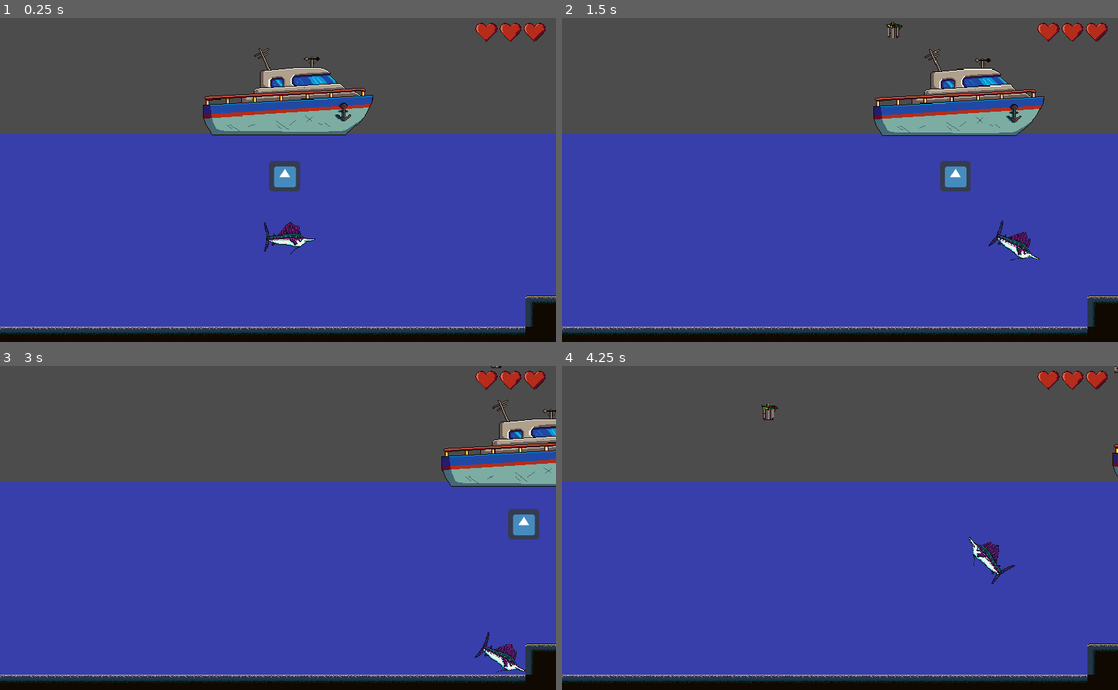
Above: before the commit, frames 1-4 (two rows, left to right).
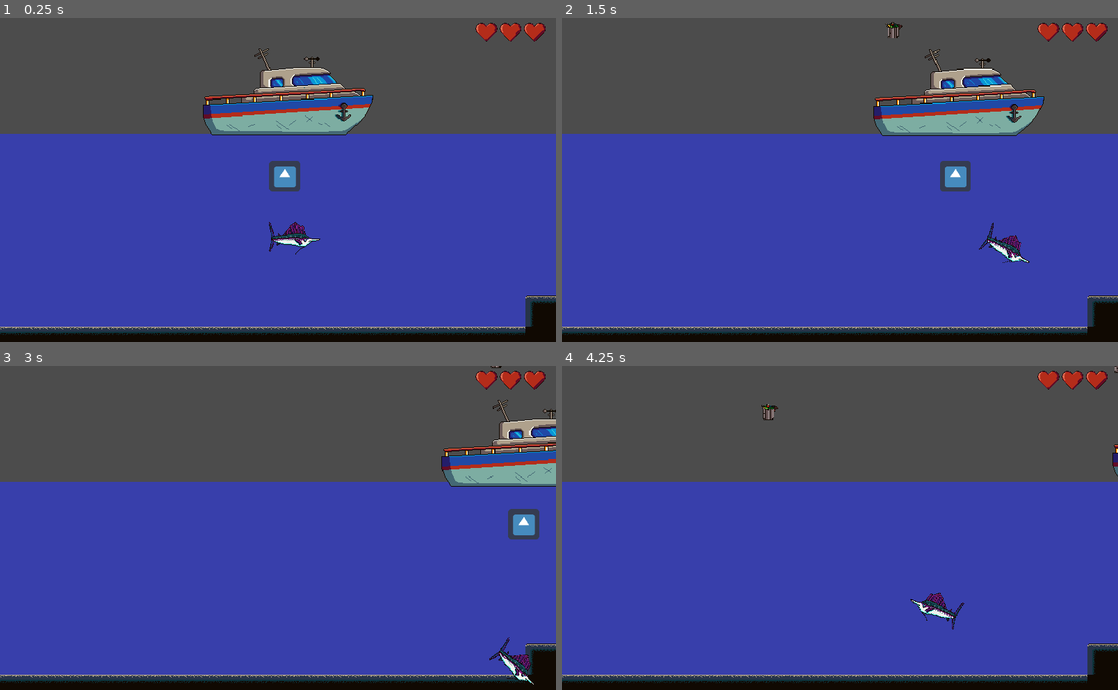
Above: after the commit, the same moments.

Repository: QuetzalSoftIndrustry/OperacionVela
Game: Godot game, scene res://Escenas/Prueba.tscn
Same seed, same stepped clock (60 frames per second), same inputs: the game is played once before the commit and once after it. The engine's default icon, where the game draws it, is replaced by a stand-in: a white triangle on a blue panel in a dark square.
Inputs:
- Up to frame 1 (0.25 s): no input
- Up to frame 2 (1.5 s): tap Enter (ui_accept) at 0.5, 0.6, 0.77, 1.07, 1.35 s; hold D (Derecha) 0.53-1.28 s; hold S (Abajo) from 1.28 s (still down)
- Up to frame 3 (3 s): tap Enter (ui_accept) at 1.52, 1.82, 2.1, 2.85 s; release S (Abajo) at 2.03 s; hold D (Derecha) 2.03-2.78 s; hold W (Arriba) from 2.78 s (still down)
- Up to frame 4 (4.25 s): tap Enter (ui_accept) at 3.02, 3.32, 3.6, 3.77, 4.07 s; release W (Arriba) at 3.53 s; hold A (Izquierda) from 3.53 s (still down)

The runs differ from the first frame. In frame 1, 0.4% of the frame differs, in the area x 47-58%, y 62-74%; in frame 2, 0.5%; in frame 3, 0.5%; in frame 4, 0.7%, in the area x 62-82%, y 52-82%.

Commit message:
agregue una pequeña animacion de ataque al player NOTA: aun no esta terminada

Diff:
--- a/Objetos/Pez_Vela_Camarada.tscn
+++ b/Objetos/Pez_Vela_Camarada.tscn
@@ -19,9 +19,6 @@
 "values": [ 1, 2, 3, 4, 5, 6, 7, 8, 9, 10 ]
 }
 
-[sub_resource type="CircleShape2D" id=2]
-radius = 10.4888
-
 [node name="Obj_Pez_Camarada" type="KinematicBody2D"]
 position = Vector2( -4.23792, 4.23785 )
 script = ExtResource( 2 )
@@ -38,12 +35,6 @@
 playback_speed = 0.5
 anims/AnimacionPezVelaAmigo = SubResource( 1 )
 
-[node name="CollisionShape2D" type="CollisionShape2D" parent="."]
-position = Vector2( 0, 1.5 )
-scale = Vector2( 3.19774, 1.25714 )
-shape = SubResource( 2 )
-disabled = true
-
 [node name="VisibilityNotifier2D" type="VisibilityNotifier2D" parent="."]
 position = Vector2( 4.23792, 0 )
 scale = Vector2( 3.2, 1 )
--- a/Objetos/obj_pez_vel.tscn
+++ b/Objetos/obj_pez_vel.tscn
@@ -97,7 +97,7 @@
 script = ExtResource( 1 )
 
 [node name="Sprite" type="Sprite" parent="."]
-position = Vector2( 5.72205e-06, 0 )
+position = Vector2( 10, 0 )
 scale = Vector2( 1.11123, 1.47785 )
 texture = ExtResource( 2 )
 flip_h = true
@@ -105,11 +105,11 @@
 hframes = 2
 
 [node name="CollisionShape2D" type="CollisionShape2D" parent="."]
+visible = false
 rotation = 1.5708
 shape = SubResource( 1 )
 
 [node name="AnimationPlayer" type="AnimationPlayer" parent="."]
-playback_speed = 0.3
 anims/anim_nadando = SubResource( 2 )
 anims/anim_quieto = SubResource( 3 )
 
--- a/Scripts/obj_basura.gd
+++ b/Scripts/obj_basura.gd
@@ -10,6 +10,7 @@
 var tween
 
 func _ready():
+
 	tween = Tween.new()
 	tween.interpolate_property(self,"modulate", Color("ffffff"), Color("00ffffff"),1,Tween.TRANS_LINEAR,Tween.EASE_IN_OUT)
 	self.add_child(tween)
--- a/Scripts/obj_pez_vel.gd
+++ b/Scripts/obj_pez_vel.gd
@@ -12,20 +12,22 @@
 var movimiento : Vector2 = Vector2()
 const UP : Vector2 = Vector2(0,-1)
 var limite
+var tween1 : Tween
 
-enum ESTADOS {NORMAL, DANO, MUERTO}
+enum ESTADOS {NORMAL, DANO, MUERTO, ATACANDO}
 var estado = ESTADOS.NORMAL
 
 var spr_muerto = preload("res://Sprites/spr_vel_Muerto.png")
 
-
 func _ready():
 	limite = get_viewport_rect().size
+	tween1 = Tween.new()
+	self.add_child(tween1)
 
 # Funcion main (loop)
 func _physics_process(delta):
 	# Inputs
-	if (estado != ESTADOS.MUERTO):
+	if (estado != ESTADOS.MUERTO && estado != ESTADOS.ATACANDO):
 		_inputs(delta)
 
 	# Limites
@@ -44,6 +46,10 @@
 		self.rotate(-v_rot * dir * delta)
 	if Input.is_action_pressed("Abajo"):
 		self.rotate(v_rot * dir * delta)
+
+	if Input.is_action_just_pressed("ui_accept"):
+		estado = ESTADOS.ATACANDO
+		movimiento = Vector2()
 	pass
 
 func _mover(delta):
@@ -85,23 +91,32 @@
 		$Sprite.flip_h = true
 
 	# Animacion
-	if (estado != ESTADOS.MUERTO):
+	if (estado == ESTADOS.NORMAL):
 		if mov == 0:
 			$AnimationPlayer.play("anim_quieto")
 		else:
 			$AnimationPlayer.play("anim_nadando")
 
 	if (estado == ESTADOS.DANO):
-		var tween1 : Tween = Tween.new()
-		self.add_child(tween1)
 		tween1.interpolate_property(self,"modulate", Color("ffffff"), Color("ff0000"),.1,Tween.TRANS_LINEAR,Tween.EASE_IN_OUT)
 		tween1.start()
 
-		#yield(tween1,"tween_completed")
 		tween1.interpolate_property(self,"modulate", Color("ff0000"), Color("ffffff"),.1,Tween.TRANS_LINEAR,Tween.EASE_IN_OUT)
 		tween1.start()
+
 		yield(tween1,"tween_completed")
 		estado = ESTADOS.NORMAL
+
 	if (estado == ESTADOS.MUERTO):
 		$Sprite.visible = false
 		$Sprite_muerto.visible = true
+
+	if (estado == ESTADOS.ATACANDO):
+		tween1.interpolate_property($Sprite,"position", Vector2(0,0), Vector2(40*dir,0),.1,Tween.TRANS_LINEAR,Tween.EASE_IN_OUT)
+		tween1.start()
+
+		tween1.interpolate_property($Sprite,"position", Vector2(40*dir,0), Vector2(0,0),.2,Tween.TRANS_LINEAR,Tween.EASE_IN_OUT)
+		tween1.start()
+
+		yield(tween1,"tween_completed")
+		estado = ESTADOS.NORMAL
--- a/Scripts/obj_red.gd
+++ b/Scripts/obj_red.gd
@@ -10,7 +10,7 @@
 	self.add_child(tween1)
 
 func _on_obj_red_body_entered(body):
-	if body.is_in_group("obj_player") && !tween1.is_active():
+	if body.is_in_group("obj_player") && !tween1.is_active() && body.estado == body.ESTADOS.ATACANDO:
 
 		if vidas > 0:
 			tween1.interpolate_property(self,"modulate", Color("ffffff"), Color("ff0000"),1,Tween.TRANS_LINEAR,Tween.EASE_IN_OUT)
Not shown: 1 places in Objetos/Pez_Vela_Camarada.tscn that only renumber resources
